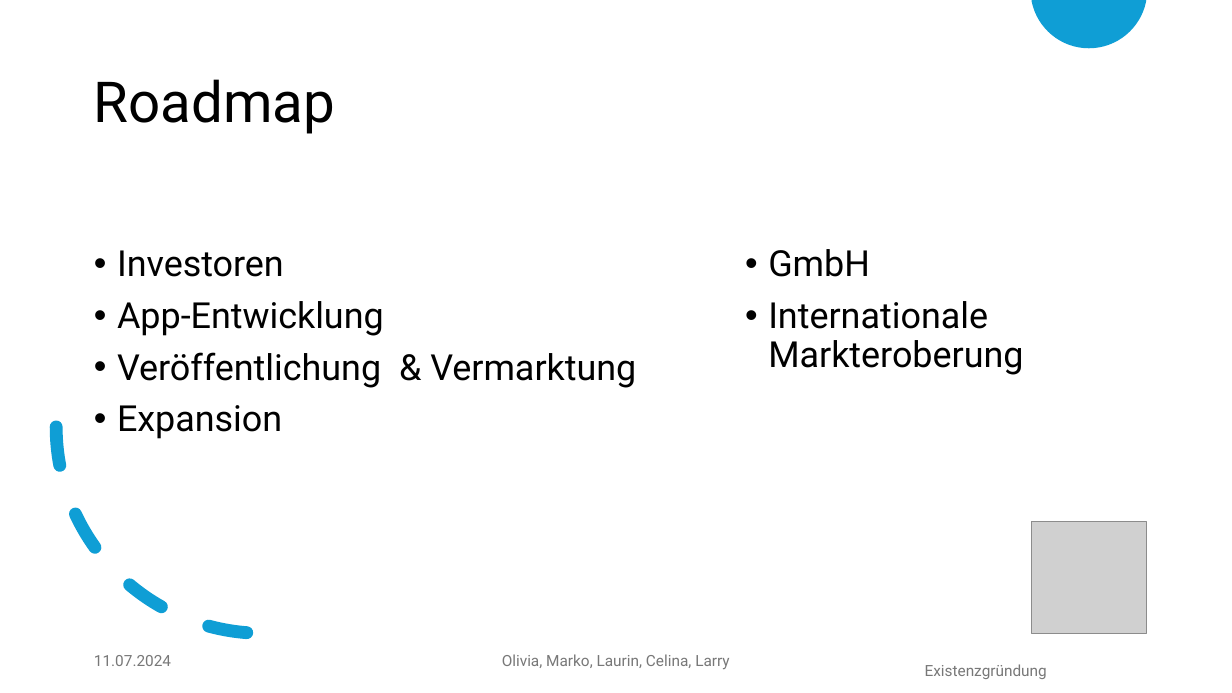
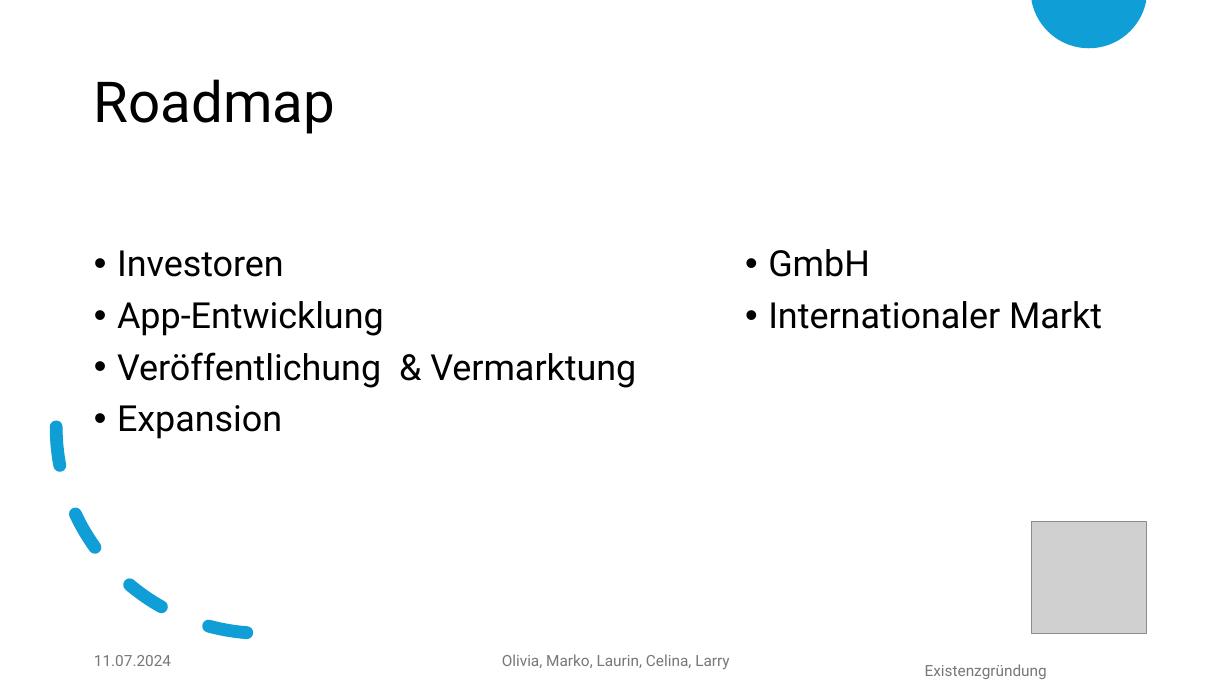
Before and after one commit to Guzel2/semester-6, a slide deck: slide 9 of existenzgruendung/Schnabelpoint.pptx. Drawn at 1232x693 pixels with LibreOffice and Linux fonts; fonts in the diff are those of the drawing; grey boxes stand for pictures; background and template pictures are left out. Boxes give left, top, right and bottom in pixels: in the first picture for what was removed or moved away, otherwise in the second. Text is boxed around its words. In the diff, an @@ line names an element or a change of style, - is before the commit and + after.

```diff
--- a/existenzgruendung/Schnabelpoint.pptx
+++ b/existenzgruendung/Schnabelpoint.pptx
@@ text at [768,301,1102,329]: text changed @@
-• Internationale Markteroberung
+• Internationaler Markt
```
Also in this commit, not shown: 4 other slides changed, 1 slide added, 4 other files.
